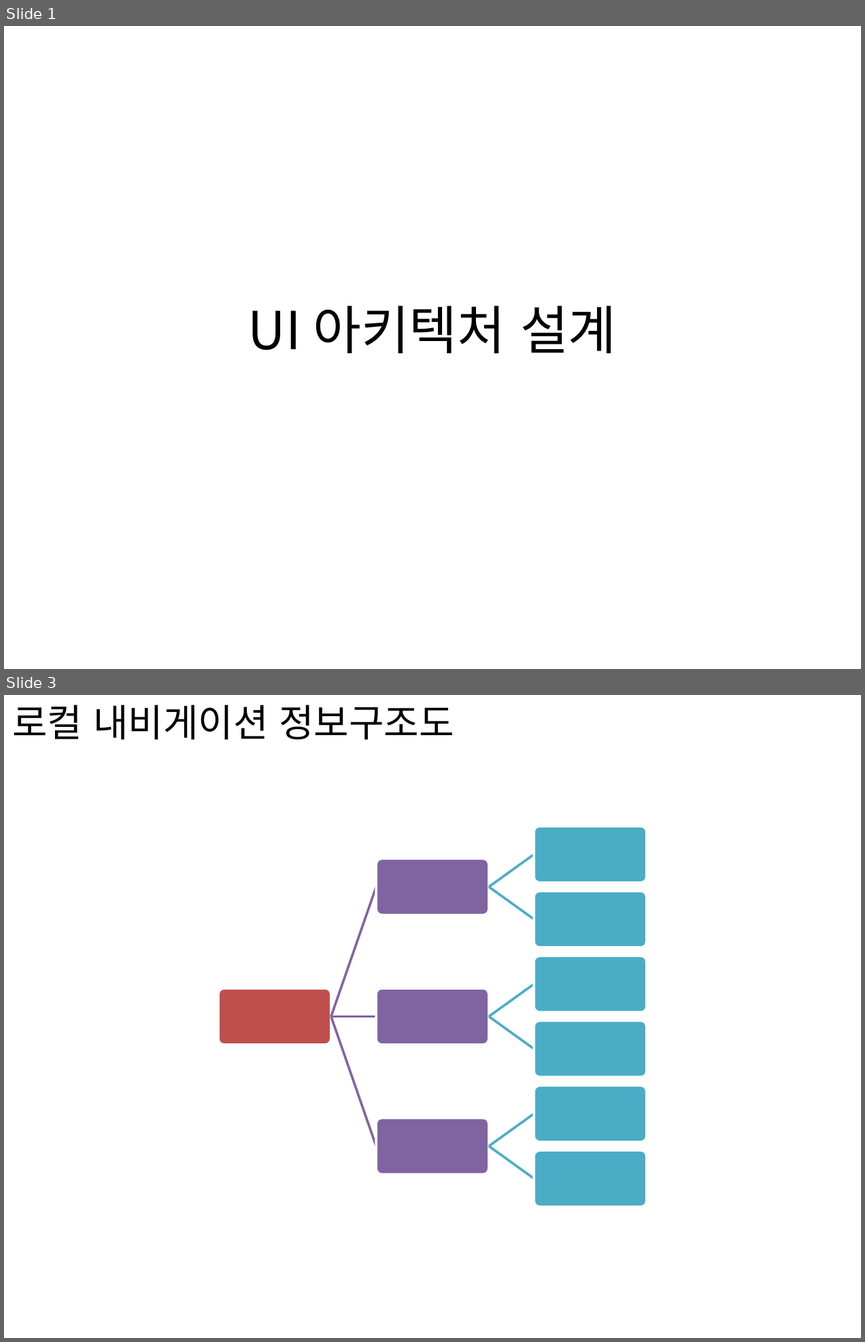
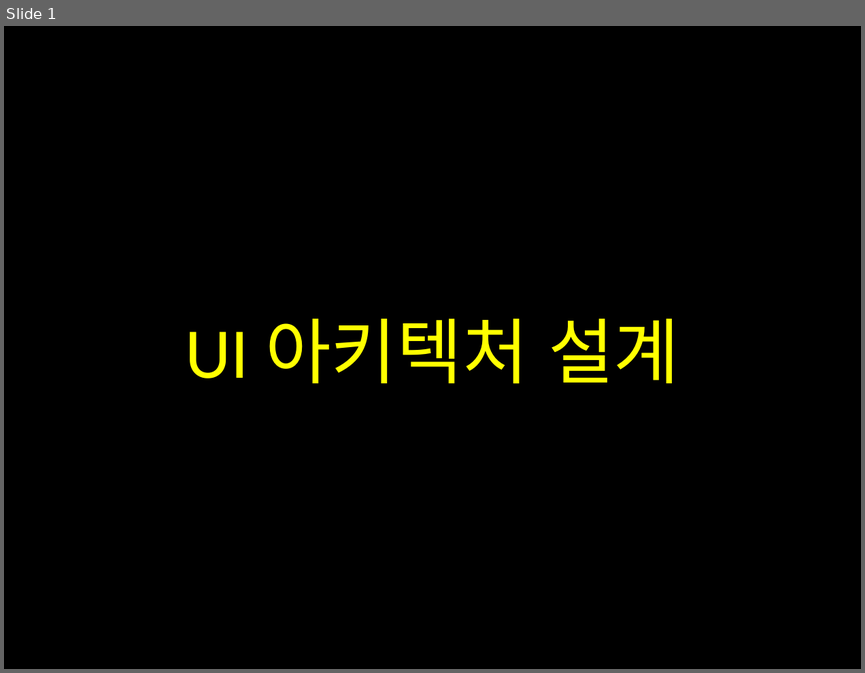
Before and after one commit to gns11/ex, a slide deck: UI 아키텍처 설계-안종훈.pptx. Shown one above the other, each under a label of ours: slides 1 and 3 before the commit, slide 1 after it; the slides between them are not shown. The pictures are 865x1342 and 865x673 pixels, drawn with LibreOffice and Linux fonts; fonts in the diff are those of the drawing. Boxes give left, top, right and bottom in pixels: in the first picture for what was removed or moved away, otherwise in the second. Text is boxed around its words. In the diff, an @@ line names an element or a change of style, - is before the commit and + after.

```diff
--- a/UI 아키텍처 설계-안종훈.pptx
+++ b/UI 아키텍처 설계-안종훈.pptx
@@ slide 3 removed at <box>4,695,861,1338</box>, background #FFFFFF @@
@@ text removed at <box>12,705,454,740</box> @@
-로컬 내비게이션 정보구조도
@@ group removed at <box>218,826,647,1206</box>: 10 rounded rectangles, 9 freeform shapes @@
@@ slide 1 changed as well @@
@@ background #FFFFFF to #000000 @@
@@ title "UI 아키텍처 설계" at <box>186,318,679,384</box>: size 44 to 60 pt, font Noto Sans CJK KR to Calibri, text colour #000000 to #FFFF00; line spacing 1 to 0.9; vertical alignment middle to bottom @@
```
Also in this commit, not shown: 1 other slide changed, 3 slides added, 1 other slide removed.
